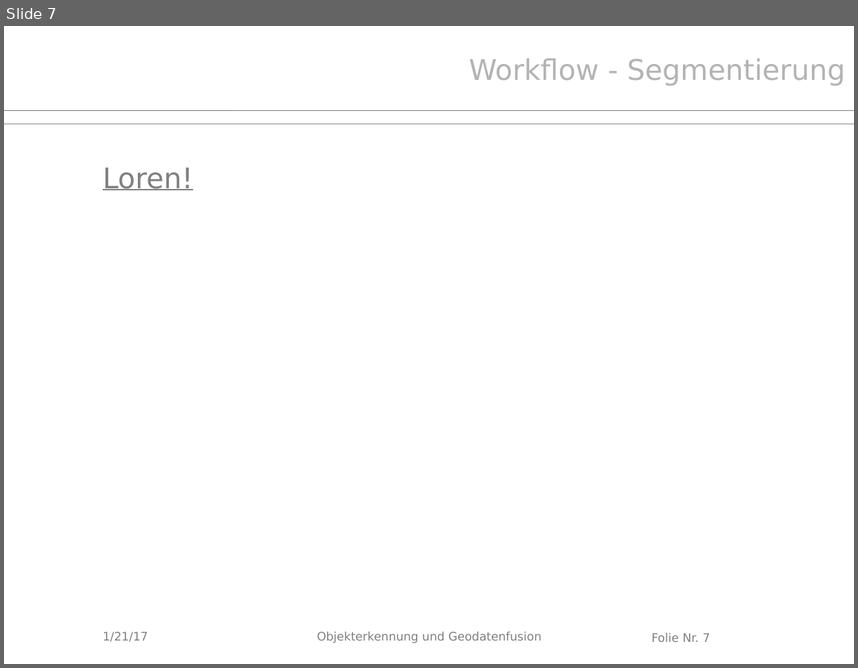
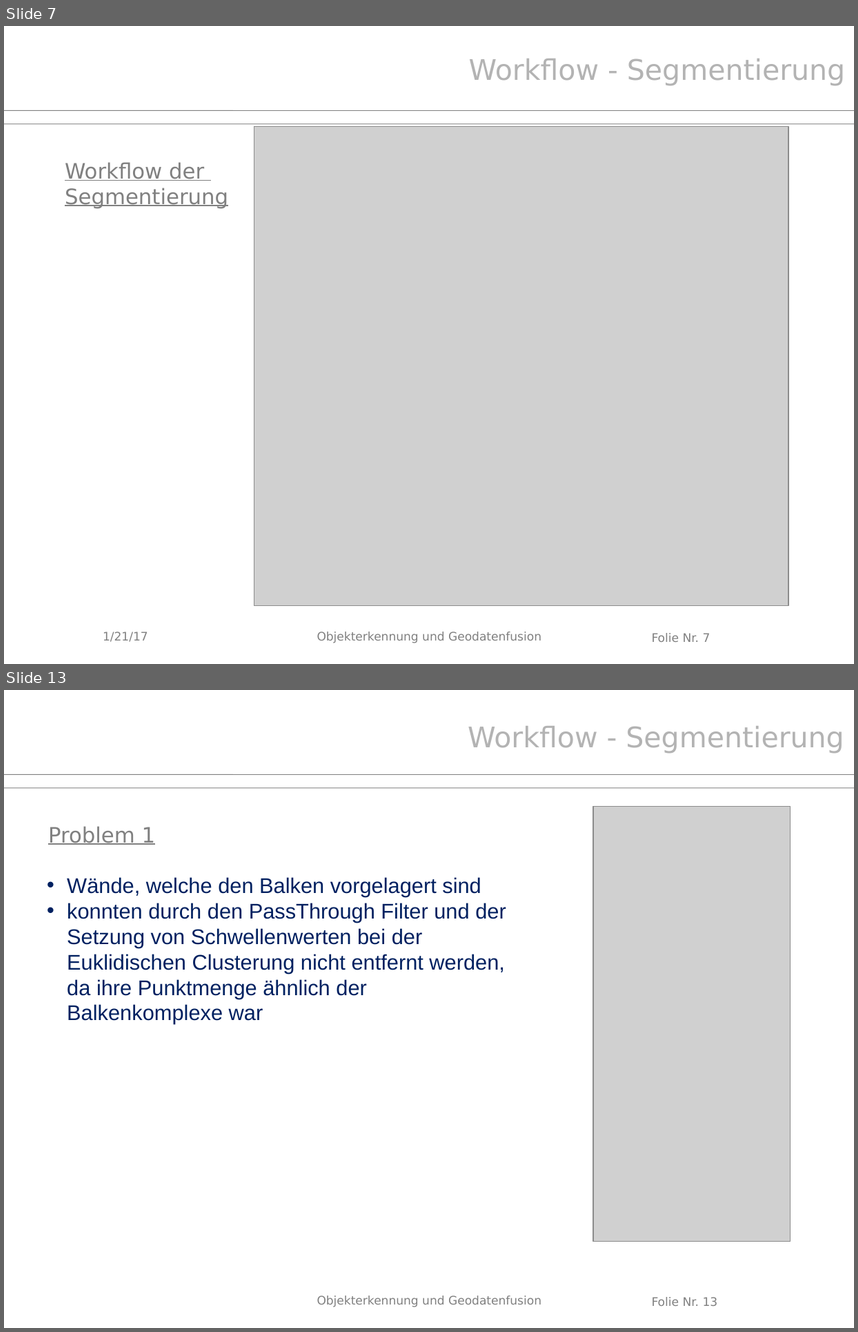
Before and after one commit to Kalmar131/PCL_Dachstuhl2016, a slide deck: Abschlusspräsentation.pptx. Shown one above the other, each under a label of ours: slide 7 before the commit, slides 7 and 13 after it; the slides between them are not shown. The pictures are 858x668 and 858x1332 pixels, drawn with LibreOffice and Linux fonts; fonts in the diff are those of the drawing; grey boxes stand for pictures; background and template pictures are left out. Boxes give left, top, right and bottom in pixels: in the first picture for what was removed or moved away, otherwise in the second. Text is boxed around its words. In the diff, an @@ line names an element or a change of style, - is before the commit and + after.

```diff
--- a/Abschlusspräsentation.pptx
+++ b/Abschlusspräsentation.pptx
@@ slide 13 added at [4, 690, 854, 1328], background #FFFFFF; not listed: 4 template elements that a slide beside it also shows @@
@@ text added at [468, 726, 844, 753], 24 pt, text #B3B3B3 @@
+Workflow - Segmentierung
@@ picture added at [593, 807, 791, 1241] @@
@@ text added at [48, 826, 156, 845], 18 pt, text #808080, underline @@
+Problem 1
@@ text added at [67, 877, 506, 1024], 18 pt, text #002060 @@
+• Wände, welche den Balken vorgelagert sind
+• konnten durch den PassThrough Filter und der Setzung von Schwellenwerten bei der Euklidischen Clusterung nicht entfernt werden, da ihre Punktmenge ähnlich der Balkenkomplexe war
@@ slide 7 changed as well @@
@@ picture added at [254, 126, 789, 605] @@
@@ text added at [65, 162, 228, 209], 18 pt, text #808080, underline @@
+Workflow der
+Segmentierung
@@ text removed at [103, 167, 193, 190] @@
-Loren!
```
Also in this commit, not shown: 14 other slides changed, 10 other slides added, 1 slide removed.
